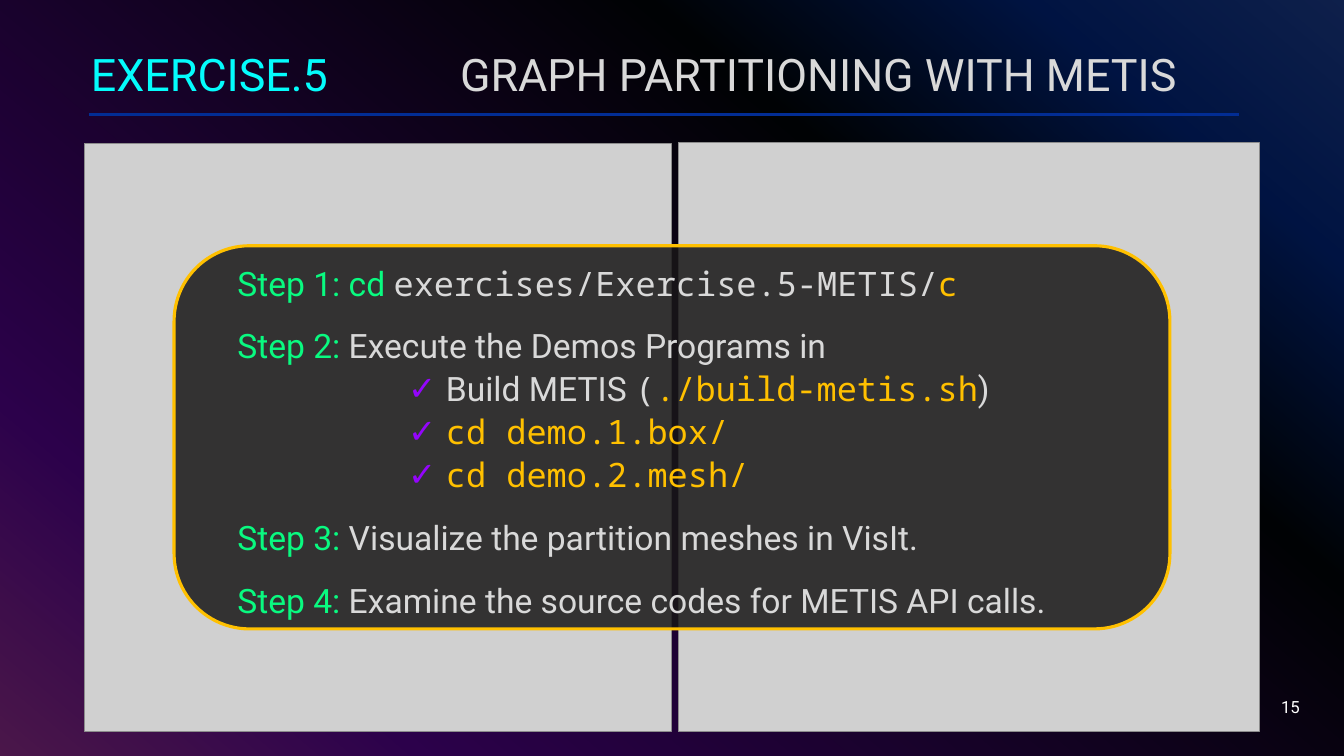
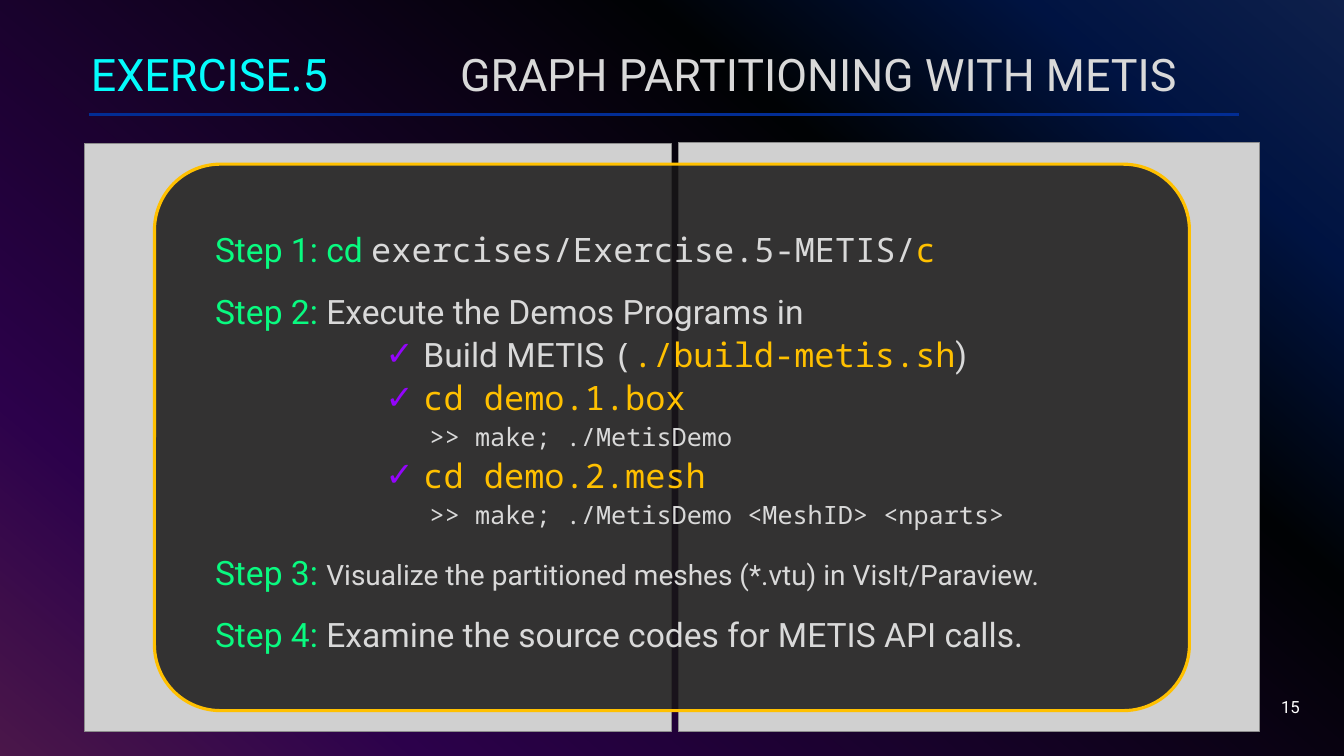
Before and after one commit to ackirby88/IHPCSS2024-mpi, a slide deck: slide 15 of slides/IHPCSS24-Track2-MPI-HandsOnExercises.pptx. Drawn at 1344x756 pixels with LibreOffice and Linux fonts; fonts in the diff are those of the drawing; grey boxes stand for pictures. Boxes give left, top, right and bottom in pixels: in the first picture for what was removed or moved away, otherwise in the second. Text is boxed around its words. In the diff, an @@ line names an element or a change of style, - is before the commit and + after.

```diff
--- a/slides/IHPCSS24-Track2-MPI-HandsOnExercises.pptx
+++ b/slides/IHPCSS24-Track2-MPI-HandsOnExercises.pptx
@@ rounded rectangle "Step 1: cd exercises/Exercise.5-METIS/c": place and size @@
-rounded rectangle "Step 1: cd exercises/Exercise.5-METIS/c" at [174,246,1171,629]
+rounded rectangle "Step 1: cd exercises/Exercise.5-METIS/c" at [154,164,1190,711]
@@ rounded rectangle "Step 1: cd exercises/Exercise.5-METIS/c" at [154,164,1190,711]: proportions changed @@
@@ text in rounded rectangle at [215,384,1039,592]: text changed; size 24 to 20 pt; font Roboto to Noto Sans Mono @@
-        ✓ cd demo.1.box/
-        ✓ cd demo.2.mesh/
-    Step 3: Visualize the partition meshes in VisIt.
+        ✓ cd demo.1.box
+          >> make; ./MetisDemo
+        ✓ cd demo.2.mesh
+          >> make; ./MetisDemo <MeshID> <nparts>
+    Step 3: Visualize the partitioned meshes (*.vtu) in VisIt/Paraview.
```
Also in this commit, not shown: 3 other slides changed.
